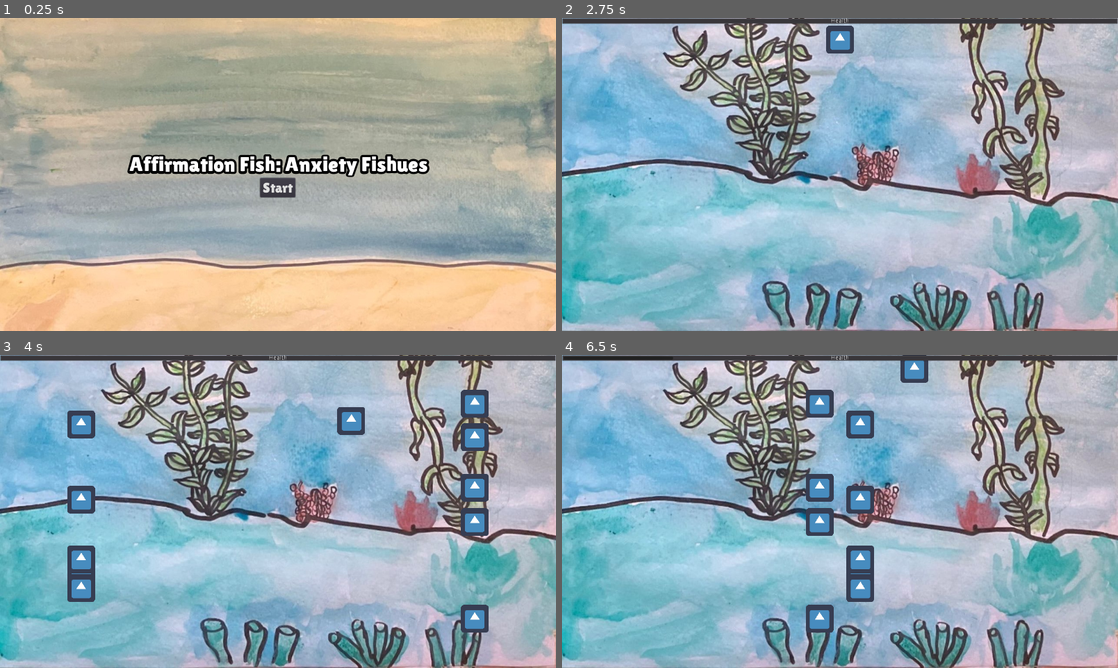
Above: before the commit, frames 1-4 (two rows, left to right).
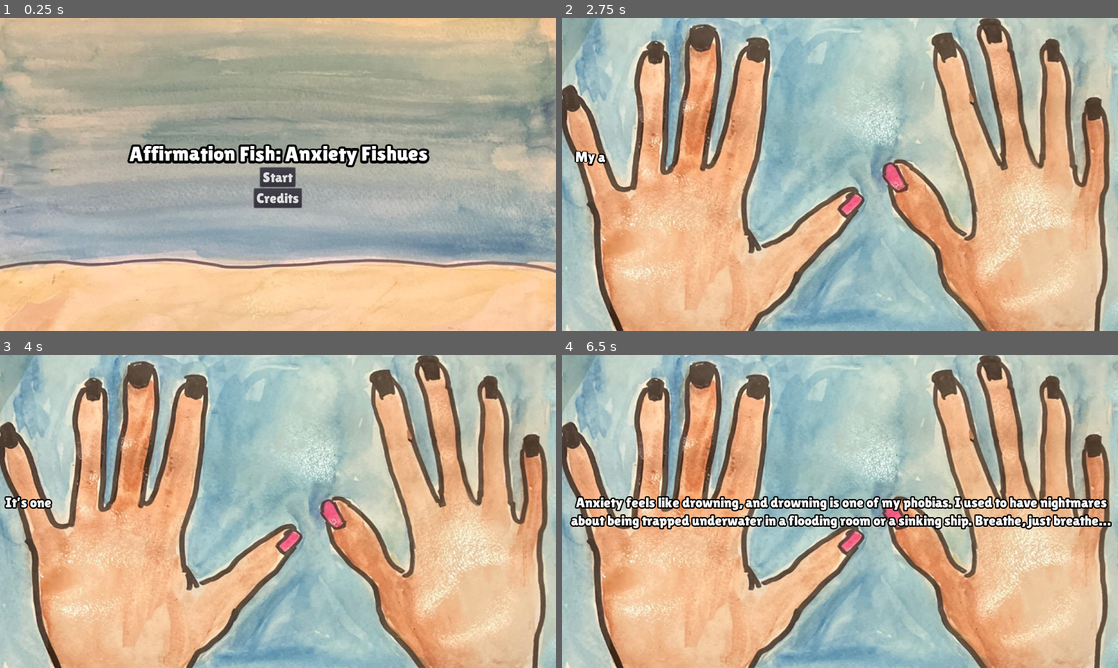
Above: after the commit, the same moments.

Repository: Boyquotes/mj109
Game: Godot game, scene res://scenes/title/title.tscn
The game is run twice, just before and just after one commit, with the same random seed, the same clock (stepped at 60 frames per second) and the same inputs. The engine's default icon, where the game draws it, is replaced by a stand-in: a white triangle on a blue panel in a dark square. Sound files missing from this copy of the repository are replaced by a short silence.
Inputs (mouse positions are in pixels of both pictures, inside the frame that each line leads up to):
- Up to frame 1 (0.25 s): no input
- Up to frame 2 (2.75 s): click (840, 199) at 0.5 s, where only the run after the commit has a clickable "Credits"; click (578, 27) at 1.25 s, where only the run after the commit has a clickable "Back"; click "Start" at 2 s
- Up to frame 3 (4 s): move the mouse to (400, 495) at 2.77 s; press the mouse at (400, 495) at 2.78 s; hold D (move_right) 2.78-3.53 s; move the mouse to (166, 527) at 3.52 s; release the mouse at (166, 527) at 3.53 s; hold S (move_down) from 3.53 s (still down); click (166, 527) at 3.6 s
- Up to frame 4 (6.5 s): move the mouse to (895, 442) at 4.27 s; release S (move_down) at 4.28 s; press the mouse at (895, 442) at 4.28 s; hold D (move_right) 4.28-5.03 s; move the mouse to (812, 574) at 5.02 s; release the mouse at (812, 574) at 5.03 s; hold W (move_up) 5.03-5.78 s; click (812, 574) at 5.1 s; move the mouse to (1006, 558) at 5.77 s; press the mouse at (1006, 558) at 5.78 s; hold A (move_left) from 5.78 s (still down)

The runs differ from the first frame. In frame 1, 4.8% of the frame differs, in the area x 22-78%, y 40-61%; in frame 2, 90%; in frame 3, 90%; in frame 4, 91%, in the area x 0-100%, y 0-100%.

Commit message:
other stuff

Diff:
--- a/project.godot
+++ b/project.godot
@@ -47,6 +47,11 @@
 "events": [ Object(InputEventKey,"resource_local_to_scene":false,"resource_name":"","device":0,"alt":false,"shift":false,"control":false,"meta":false,"command":false,"pressed":false,"scancode":0,"physical_scancode":83,"unicode":0,"echo":false,"script":null)
  ]
 }
+click={
+"deadzone": 0.5,
+"events": [ Object(InputEventMouseButton,"resource_local_to_scene":false,"resource_name":"","device":-1,"alt":false,"shift":false,"control":false,"meta":false,"command":false,"button_mask":0,"position":Vector2( 0, 0 ),"global_position":Vector2( 0, 0 ),"factor":1.0,"button_index":1,"pressed":false,"doubleclick":false,"script":null)
+ ]
+}
 
 [layer_names]
 
--- /dev/null
+++ b/scenes/fish/barracuda.tscn
@@ -0,0 +1,17 @@
+[gd_scene load_steps=4 format=2]
+
+[ext_resource path="res://scenes/fish/fish.tscn" type="PackedScene" id=1]
+[ext_resource path="res://sprites/Barracuda_enemy.png" type="Texture" id=2]
+
+[sub_resource type="CapsuleShape2D" id=1]
+height = 264.0
+
+[node name="Barracuda" instance=ExtResource( 1 )]
+size = 10.0
+
+[node name="Sprite" parent="." index="0"]
+texture = ExtResource( 2 )
+
+[node name="CollisionShape2D" parent="." index="1"]
+rotation = 1.5708
+shape = SubResource( 1 )
--- a/scenes/fish/fish.gd
+++ b/scenes/fish/fish.gd
@@ -8,6 +8,19 @@
 export var speed := 200.0
 
 var direction
+var worries := [
+	"You should get up; you’re lazy.",
+	"Check your Twitter and learn how useless you are.",
+	"You’re a burden on your family.",
+	"Your friends are getting tired of you and they will leave you.",
+	"You don’t matter in the grand scheme of things.",
+	"You’re not strong enough.",
+	"People you don’t know are dying.",
+	"Why can’t you move off this couch?",
+]
+
+func _ready() -> void:
+	$Label.text = worries[randi() % worries.size()]
 
 
 func _physics_process(delta: float) -> void:
--- a/scenes/fish/fish.tscn
+++ b/scenes/fish/fish.tscn
@@ -1,10 +1,16 @@
-[gd_scene load_steps=4 format=2]
+[gd_scene load_steps=6 format=2]
 
 [ext_resource path="res://icon.png" type="Texture" id=1]
 [ext_resource path="res://scenes/fish/fish.gd" type="Script" id=2]
+[ext_resource path="res://fonts/LilitaOne-Regular.ttf" type="DynamicFontData" id=3]
 
 [sub_resource type="RectangleShape2D" id=1]
 extents = Vector2( 32, 32 )
+
+[sub_resource type="DynamicFont" id=2]
+outline_size = 1
+outline_color = Color( 0, 0, 0, 1 )
+font_data = ExtResource( 3 )
 
 [node name="Fish" type="Area2D" groups=["fish"]]
 script = ExtResource( 2 )
@@ -14,3 +20,13 @@
 
 [node name="CollisionShape2D" type="CollisionShape2D" parent="."]
 shape = SubResource( 1 )
+
+[node name="Label" type="Label" parent="."]
+margin_left = -100.0
+margin_top = -10.0
+margin_right = 100.0
+margin_bottom = 9.0
+custom_fonts/font = SubResource( 2 )
+align = 1
+valign = 1
+autowrap = true
--- /dev/null
+++ b/scenes/fish/pufferfish.tscn
@@ -0,0 +1,10 @@
+[gd_scene load_steps=3 format=2]
+
+[ext_resource path="res://scenes/fish/fish.tscn" type="PackedScene" id=1]
+[ext_resource path="res://sprites/Pufferfish_No_Color.png" type="Texture" id=2]
+
+[node name="PufferFish" instance=ExtResource( 1 )]
+
+[node name="Sprite" parent="." index="0"]
+scale = Vector2( 0.2, 0.2 )
+texture = ExtResource( 2 )
--- /dev/null
+++ b/scenes/fish/shark.tscn
@@ -0,0 +1,18 @@
+[gd_scene load_steps=4 format=2]
+
+[ext_resource path="res://scenes/fish/fish.tscn" type="PackedScene" id=1]
+[ext_resource path="res://sprites/Goofy_Shark_Sprite.png" type="Texture" id=2]
+
+[sub_resource type="CapsuleShape2D" id=1]
+radius = 42.0
+height = 414.0
+
+[node name="Shark" instance=ExtResource( 1 )]
+size = 100.0
+
+[node name="Sprite" parent="." index="0"]
+texture = ExtResource( 2 )
+
+[node name="CollisionShape2D" parent="." index="1"]
+rotation = 1.5708
+shape = SubResource( 1 )
--- /dev/null
+++ b/scenes/fish/shark2.tscn
@@ -0,0 +1,18 @@
+[gd_scene load_steps=4 format=2]
+
+[ext_resource path="res://scenes/fish/fish.tscn" type="PackedScene" id=1]
+[ext_resource path="res://sprites/Serious_Shark.png" type="Texture" id=2]
+
+[sub_resource type="CapsuleShape2D" id=1]
+radius = 51.0
+height = 216.0
+
+[node name="Shark2" instance=ExtResource( 1 )]
+size = 100.0
+
+[node name="Sprite" parent="." index="0"]
+texture = ExtResource( 2 )
+
+[node name="CollisionShape2D" parent="." index="1"]
+rotation = 1.5708
+shape = SubResource( 1 )
--- a/scenes/levels/level.gd
+++ b/scenes/levels/level.gd
@@ -1,42 +1,52 @@
 extends Node2D
 
 
-export var fish: PackedScene
+export var shark: PackedScene
+export var barracuda: PackedScene
+export var shark2: PackedScene
+export var pufferfish: PackedScene
 
 var fish_left := 30
 
 
 func _ready() -> void:
 	randomize()
-	for i in 10:
+	for i in 5:
 		spawn_fish()
-	var total := 0.0
-	for f in get_tree().get_nodes_in_group("fish"):
-		total += f.size
-	$Player.set_progress(total)
 
 
 func spawn_fish() -> void:
-		var f := fish.instance()
-		add_child(f)
-		if randi() % 2:
-			f.position.x = -100
-			f.direction = Vector2.RIGHT
-		else:
-			f.position.x = 1380
-			f.direction = Vector2.LEFT
-			f.get_node("Sprite").flip_h = true
-		f.position.y = rand_range(50, 670)
+	var f
+	var ran := randi() % 4
+	if ran == 0:
+		f = shark.instance()
+	elif ran == 1:
+		f = barracuda.instance()
+	elif ran == 2:
+		f = pufferfish.instance()
+	else:
+		f = shark2.instance()
+
+	add_child(f)
+	if randi() % 2:
+		f.position.x = -100
+		f.direction = Vector2.RIGHT
+	else:
+		f.position.x = 1380
+		f.direction = Vector2.LEFT
+		f.get_node("Sprite").flip_h = true
+	f.position.y = rand_range(50, 670)
 
 
 func _on_Player_all_enemies_died() -> void:
 	if fish_left <= 0:
-		$CanvasLayer/VBoxContainer/Message.text = "You win!"
+		$CanvasLayer/VBoxContainer/Message.text = """Congrats! You made it through your day. Dealing with generalized anxiety is not easy. Affirmations and visualizations are one coping strategy, but there are many strategies to reduce anxiety throughout the day.
+		Thank you for playing. You are not alone if you have generalized anxiety disorder or bad mental health days. We’re rooting for you, from the bottom of the ocean."""
 		$CanvasLayer/VBoxContainer.show()
 
 
 func _on_Player_player_died() -> void:
-	$CanvasLayer/VBoxContainer/Message.text = "You lose!"
+	$CanvasLayer/VBoxContainer/Message.text = "It’s okay; you had a bad day. Don’t worry; let it pass through you, and try again tomorrow."
 	$CanvasLayer/VBoxContainer.show()
 
 
@@ -45,6 +55,11 @@
 
 
 func _on_Timer_timeout() -> void:
+	if fish_left <= 0:
+		$CanvasLayer/VBoxContainer/Message.text = """Congrats! You made it through your day. Dealing with generalized anxiety is not easy. Affirmations and visualizations are one coping strategy, but there are many strategies to reduce anxiety throughout the day.
+		Thank you for playing. You are not alone if you have generalized anxiety disorder or bad mental health days. We’re rooting for you, from the bottom of the ocean."""
+		$CanvasLayer/VBoxContainer.show()
+		return
 	spawn_fish()
 	if fish_left > 0:
 		$Timer.start()
@@ -52,3 +67,7 @@
 
 func _on_Player_enemy_died() -> void:
 	fish_left -= 1
+
+
+func _on_Title_pressed() -> void:
+	get_tree().change_scene("res://scenes/title/title.tscn")
--- a/scenes/levels/level.tscn
+++ b/scenes/levels/level.tscn
@@ -1,10 +1,15 @@
-[gd_scene load_steps=8 format=2]
+[gd_scene load_steps=14 format=2]
 
 [ext_resource path="res://scenes/player/player.tscn" type="PackedScene" id=1]
 [ext_resource path="res://scenes/levels/level.gd" type="Script" id=2]
-[ext_resource path="res://scenes/fish/fish.tscn" type="PackedScene" id=3]
+[ext_resource path="res://scenes/fish/shark.tscn" type="PackedScene" id=3]
 [ext_resource path="res://music/bgm1.ogg" type="AudioStream" id=4]
 [ext_resource path="res://sprites/Ocean_Background_2.jpg" type="Texture" id=5]
+[ext_resource path="res://scenes/fish/barracuda.tscn" type="PackedScene" id=6]
+[ext_resource path="res://scenes/fish/shark2.tscn" type="PackedScene" id=7]
+[ext_resource path="res://scenes/fish/pufferfish.tscn" type="PackedScene" id=8]
+[ext_resource path="res://resources/main.tres" type="Theme" id=9]
+[ext_resource path="res://fonts/LilitaOne-Regular.ttf" type="DynamicFontData" id=10]
 
 [sub_resource type="RectangleShape2D" id=1]
 extents = Vector2( 640, 10 )
@@ -12,9 +17,18 @@
 [sub_resource type="RectangleShape2D" id=2]
 extents = Vector2( 10, 360 )
 
+[sub_resource type="DynamicFont" id=3]
+size = 48
+outline_size = 5
+outline_color = Color( 0, 0, 0, 1 )
+font_data = ExtResource( 10 )
+
 [node name="Level" type="Node2D"]
 script = ExtResource( 2 )
-fish = ExtResource( 3 )
+shark = ExtResource( 3 )
+barracuda = ExtResource( 6 )
+shark2 = ExtResource( 7 )
+pufferfish = ExtResource( 8 )
 
 [node name="Sprite" type="Sprite" parent="."]
 texture = ExtResource( 5 )
@@ -47,29 +61,40 @@
 visible = false
 anchor_right = 1.0
 anchor_bottom = 1.0
+theme = ExtResource( 9 )
 alignment = 1
 
 [node name="Message" type="Label" parent="CanvasLayer/VBoxContainer"]
-margin_top = 341.0
+margin_top = 284.0
 margin_right = 1280.0
-margin_bottom = 355.0
+margin_bottom = 340.0
+custom_fonts/font = SubResource( 3 )
 text = "You win / you lose"
 align = 1
+valign = 1
+autowrap = true
 
 [node name="Restart" type="Button" parent="CanvasLayer/VBoxContainer"]
-margin_left = 611.0
-margin_top = 359.0
-margin_right = 668.0
-margin_bottom = 379.0
+margin_left = 582.0
+margin_top = 344.0
+margin_right = 697.0
+margin_bottom = 388.0
 size_flags_horizontal = 4
 text = "Restart"
+
+[node name="Title" type="Button" parent="CanvasLayer/VBoxContainer"]
+margin_left = 603.0
+margin_top = 392.0
+margin_right = 677.0
+margin_bottom = 436.0
+size_flags_horizontal = 4
+text = "Title"
 
 [node name="AudioStreamPlayer" type="AudioStreamPlayer" parent="."]
 stream = ExtResource( 4 )
 autoplay = true
 
 [node name="Timer" type="Timer" parent="."]
-wait_time = 5.0
 one_shot = true
 autostart = true
 
@@ -77,4 +102,5 @@
 [connection signal="enemy_died" from="Player" to="." method="_on_Player_enemy_died"]
 [connection signal="player_died" from="Player" to="." method="_on_Player_player_died"]
 [connection signal="pressed" from="CanvasLayer/VBoxContainer/Restart" to="." method="_on_Restart_pressed"]
+[connection signal="pressed" from="CanvasLayer/VBoxContainer/Title" to="." method="_on_Title_pressed"]
 [connection signal="timeout" from="Timer" to="." method="_on_Timer_timeout"]
--- a/scenes/player/player.gd
+++ b/scenes/player/player.gd
@@ -6,11 +6,28 @@
 signal all_enemies_died
 
 export var base_speed := 200
-export var speed_mult := 25
+export var speed_mult := 10
 export var size := 1.0
 
 
+var affirms := [
+	"That is not true; you are very useful.",
+	"Your family loves you.",
+	"Your friends love you.",
+	"Your friends need you.",
+	"You get up every day and that makes you strong.",
+	"You create every day.",
+	"You drank water in the morning five days in a row.",
+]
+
+func _ready() -> void:
+	$Label.text = affirms[randi() % affirms.size()]
+
+
+
 func _physics_process(_delta: float) -> void:
+	if $EatBad.playing:
+		return
 	var input := Input.get_vector("move_left", "move_right", "move_up", "move_down")
 	move_and_slide((base_speed + speed_mult * size) * input)
 	if not input.x == 0:
@@ -23,14 +40,26 @@
 
 func _on_Area2D_area_entered(area: Area2D) -> void:
 	if area.size > size:
-		queue_free()
+		$EatBad.play()
 		emit_signal("player_died")
 	else:
 		emit_signal("enemy_died")
-		size += area.size
+		$Label.text = affirms[randi() % affirms.size()]
+		var new_size = size + area.size
+		if new_size >= 100 and size < 100:
+			$Sprite.texture = load("res://sprites/Butterfly_fish_affirmation_300_pixels.png")
+			$Grow.play()
+		elif new_size >= 10 and size < 10:
+			$Sprite.texture = load("res://sprites/Butterfly_fish_affirmation.png")
+			$Grow.play()
+		size = new_size
 		$CanvasLayer/ProgressBar.value = size
 		area.queue_free()
 		$EatGood.play()
 		yield(get_tree(), "idle_frame")
 		if get_tree().get_nodes_in_group("fish").size() == 0:
 			emit_signal("all_enemies_died")
+
+
+func _on_EatBad_finished() -> void:
+	queue_free()
--- a/scenes/player/player.tscn
+++ b/scenes/player/player.tscn
@@ -1,14 +1,22 @@
-[gd_scene load_steps=6 format=2]
+[gd_scene load_steps=10 format=2]
 
-[ext_resource path="res://icon.png" type="Texture" id=1]
+[ext_resource path="res://sprites/Butterfly_fish_affirmation_100_pixels.png" type="Texture" id=1]
 [ext_resource path="res://scenes/player/player.gd" type="Script" id=2]
 [ext_resource path="res://sfx/eat_good.ogg" type="AudioStream" id=3]
+[ext_resource path="res://sfx/eat_bad.ogg" type="AudioStream" id=4]
+[ext_resource path="res://fonts/LilitaOne-Regular.ttf" type="DynamicFontData" id=5]
+[ext_resource path="res://sfx/grow.ogg" type="AudioStream" id=6]
 
 [sub_resource type="RectangleShape2D" id=1]
 extents = Vector2( 32, 32 )
 
 [sub_resource type="RectangleShape2D" id=2]
 extents = Vector2( 32, 32 )
+
+[sub_resource type="DynamicFont" id=3]
+outline_size = 1
+outline_color = Color( 0, 0, 0, 1 )
+font_data = ExtResource( 5 )
 
 [node name="Player" type="KinematicBody2D"]
 script = ExtResource( 2 )
@@ -30,6 +38,8 @@
 [node name="ProgressBar" type="ProgressBar" parent="CanvasLayer"]
 anchor_right = 1.0
 margin_bottom = 14.0
+max_value = 1000.0
+step = 1.0
 percent_visible = false
 
 [node name="Label" type="Label" parent="CanvasLayer/ProgressBar"]
@@ -42,4 +52,21 @@
 [node name="EatGood" type="AudioStreamPlayer2D" parent="."]
 stream = ExtResource( 3 )
 
+[node name="EatBad" type="AudioStreamPlayer2D" parent="."]
+stream = ExtResource( 4 )
+
+[node name="Label" type="Label" parent="."]
+margin_left = -100.0
+margin_top = -10.0
+margin_right = 100.0
+margin_bottom = 9.0
+custom_fonts/font = SubResource( 3 )
+align = 1
+valign = 1
+autowrap = true
+
+[node name="Grow" type="AudioStreamPlayer2D" parent="."]
+stream = ExtResource( 6 )
+
 [connection signal="area_entered" from="Area2D" to="." method="_on_Area2D_area_entered"]
+[connection signal="finished" from="EatBad" to="." method="_on_EatBad_finished"]
--- /dev/null
+++ b/scenes/title/credits.gd
@@ -0,0 +1,6 @@
+extends Control
+
+
+
+func _on_Button_pressed() -> void:
+	get_tree().change_scene("res://scenes/title/title.tscn")
--- /dev/null
+++ b/scenes/title/credits.tscn
@@ -0,0 +1,51 @@
+[gd_scene load_steps=7 format=2]
+
+[ext_resource path="res://sprites/Aquarium_Study.jpg" type="Texture" id=1]
+[ext_resource path="res://resources/main.tres" type="Theme" id=2]
+[ext_resource path="res://fonts/LilitaOne-Regular.ttf" type="DynamicFontData" id=3]
+[ext_resource path="res://scenes/title/credits.gd" type="Script" id=4]
+[ext_resource path="res://music/bgm2.ogg" type="AudioStream" id=5]
+
+[sub_resource type="DynamicFont" id=1]
+size = 32
+outline_size = 3
+outline_color = Color( 0, 0, 0, 1 )
+font_data = ExtResource( 3 )
+
+[node name="Credits" type="Control"]
+anchor_right = 1.0
+anchor_bottom = 1.0
+theme = ExtResource( 2 )
+script = ExtResource( 4 )
+
+[node name="TextureRect" type="TextureRect" parent="."]
+margin_right = 40.0
+margin_bottom = 40.0
+texture = ExtResource( 1 )
+
+[node name="Label" type="Label" parent="."]
+anchor_left = 0.5
+anchor_top = 0.5
+anchor_right = 0.5
+anchor_bottom = 0.5
+margin_left = -253.0
+margin_top = -60.0
+margin_right = 253.0
+margin_bottom = 60.0
+custom_fonts/font = SubResource( 1 )
+text = "Programming - Exuin and Fort3x
+Art - Jaya and JohnnyCacaoRequiem
+Music and Sound - fusoxide"
+align = 1
+valign = 1
+
+[node name="Button" type="Button" parent="."]
+margin_right = 12.0
+margin_bottom = 20.0
+text = "Back"
+
+[node name="AudioStreamPlayer" type="AudioStreamPlayer" parent="."]
+stream = ExtResource( 5 )
+autoplay = true
+
+[connection signal="pressed" from="Button" to="." method="_on_Button_pressed"]
--- /dev/null
+++ b/scenes/title/cutscene.gd
@@ -0,0 +1,38 @@
+extends Control
+
+
+var dialogue := [
+	"My anxiety is bad today. I thought I could handle it, but my body is exhausted. Worries are rushing across my mind, and my shoulders are hunched. Breathe. Remember the visualization your therapist taught you…",
+	"It’s one of those days. I’m staring at my hands, wondering if they reflect me. Am I the person that made it through my workday, or just an anxious fraud?",
+	"Anxiety feels like drowning, and drowning is one of my phobias. I used to have nightmares about being trapped underwater in a flooding room or a sinking ship. Breathe, just breathe…",
+]
+
+var current := -1
+
+func _ready() -> void:
+	advance()
+
+
+func _input(event: InputEvent) -> void:
+	if event.is_action_pressed("click"):
+		if $Timer.is_stopped():
+			advance()
+		else:
+			$Timer.stop()
+			$Label.percent_visible = 1.0
+
+
+func advance() -> void:
+	current += 1
+	if current >= dialogue.size():
+		get_tree().change_scene("res://scenes/levels/level.tscn")
+		return
+	$Label.text = dialogue[current]
+	$Label.visible_characters = 0
+	$Timer.start()
+
+
+func _on_Timer_timeout() -> void:
+	$Label.visible_characters += 1
+	if $Label.percent_visible != 1.0:
+		$Timer.start()
--- /dev/null
+++ b/scenes/title/cutscene.tscn
@@ -0,0 +1,45 @@
+[gd_scene load_steps=7 format=2]
+
+[ext_resource path="res://resources/main.tres" type="Theme" id=1]
+[ext_resource path="res://scenes/title/cutscene.gd" type="Script" id=2]
+[ext_resource path="res://music/title.ogg" type="AudioStream" id=3]
+[ext_resource path="res://sprites/Cutscene_hands.jpg" type="Texture" id=4]
+[ext_resource path="res://fonts/LilitaOne-Regular.ttf" type="DynamicFontData" id=5]
+
+[sub_resource type="DynamicFont" id=1]
+size = 32
+outline_size = 3
+outline_color = Color( 0, 0, 0, 1 )
+font_data = ExtResource( 5 )
+
+[node name="Cutscene" type="Control"]
+anchor_right = 1.0
+anchor_bottom = 1.0
+theme = ExtResource( 1 )
+script = ExtResource( 2 )
+
+[node name="TextureRect" type="TextureRect" parent="."]
+margin_right = 1280.0
+margin_bottom = 720.0
+texture = ExtResource( 4 )
+__meta__ = {
+"_edit_lock_": true
+}
+
+[node name="Label" type="Label" parent="."]
+anchor_right = 1.0
+anchor_bottom = 1.0
+custom_fonts/font = SubResource( 1 )
+align = 1
+valign = 1
+autowrap = true
+
+[node name="Timer" type="Timer" parent="."]
+wait_time = 0.05
+one_shot = true
+
+[node name="AudioStreamPlayer" type="AudioStreamPlayer" parent="."]
+stream = ExtResource( 3 )
+autoplay = true
+
+[connection signal="timeout" from="Timer" to="." method="_on_Timer_timeout"]
--- a/scenes/title/title.gd
+++ b/scenes/title/title.gd
@@ -1,11 +1,25 @@
 extends Control
 
+
+
+var button_pressed: String
 
 
 func _on_Start_pressed() -> void:
 	if not $VBoxContainer/Start/Select.playing:
 		$VBoxContainer/Start/Select.play()
+		button_pressed = "start"
 
 
 func _on_Select_finished() -> void:
-	get_tree().change_scene("res://scenes/levels/level.tscn")
+	if button_pressed == "start":
+		get_tree().change_scene("res://scenes/title/cutscene.tscn")
+	else:
+		get_tree().change_scene("res://scenes/title/credits.tscn")
+
+
+
+func _on_Credits_pressed() -> void:
+	if not $VBoxContainer/Start/Select.playing:
+		$VBoxContainer/Start/Select.play()
+		button_pressed = "credits"
--- a/scenes/title/title.tscn
+++ b/scenes/title/title.tscn
@@ -39,23 +39,31 @@
 }
 
 [node name="Label" type="Label" parent="VBoxContainer"]
-margin_top = 308.0
+margin_top = 284.0
 margin_right = 1280.0
-margin_bottom = 364.0
-custom_fonts/font = SubResource( 1 )
+margin_bottom = 340.0
+custom_fonts/font = SubResource( 3 )
 text = "Affirmation Fish: Anxiety Fishues"
 align = 1
 
 [node name="Start" type="Button" parent="VBoxContainer"]
 margin_left = 598.0
-margin_top = 368.0
+margin_top = 344.0
 margin_right = 681.0
-margin_bottom = 412.0
+margin_bottom = 388.0
 size_flags_horizontal = 4
 text = "Start"
 
 [node name="Select" type="AudioStreamPlayer" parent="VBoxContainer/Start"]
 stream = ExtResource( 3 )
+
+[node name="Credits" type="Button" parent="VBoxContainer"]
+margin_left = 584.0
+margin_top = 392.0
+margin_right = 696.0
+margin_bottom = 436.0
+size_flags_horizontal = 4
+text = "Credits"
 
 [node name="BG" type="AudioStreamPlayer" parent="."]
 stream = ExtResource( 2 )
@@ -63,3 +71,4 @@
 
 [connection signal="pressed" from="VBoxContainer/Start" to="." method="_on_Start_pressed"]
 [connection signal="finished" from="VBoxContainer/Start/Select" to="." method="_on_Select_finished"]
+[connection signal="pressed" from="VBoxContainer/Credits" to="." method="_on_Credits_pressed"]
Not shown: 1 places in scenes/title/title.tscn that only renumber resources
Binary file added: sprites/Barracuda_enemy.png
Not shown, added: sprites/Barracuda_enemy.png.import
Binary file added: sprites/Butterfly_fish_affirmation.png
Not shown, added: sprites/Butterfly_fish_affirmation.png.import
Binary file added: sprites/Butterfly_fish_affirmation_100_pixels.png
Not shown, added: sprites/Butterfly_fish_affirmation_100_pixels.png.import
Binary file added: sprites/Butterfly_fish_affirmation_300_pixels.png
Not shown, added: sprites/Butterfly_fish_affirmation_300_pixels.png.import
Binary file added: sprites/Cutscene_hands.jpg
Not shown, added: sprites/Cutscene_hands.jpg.import
Binary file added: sprites/IMG_1969.jpg
(and 3 more such lines)
